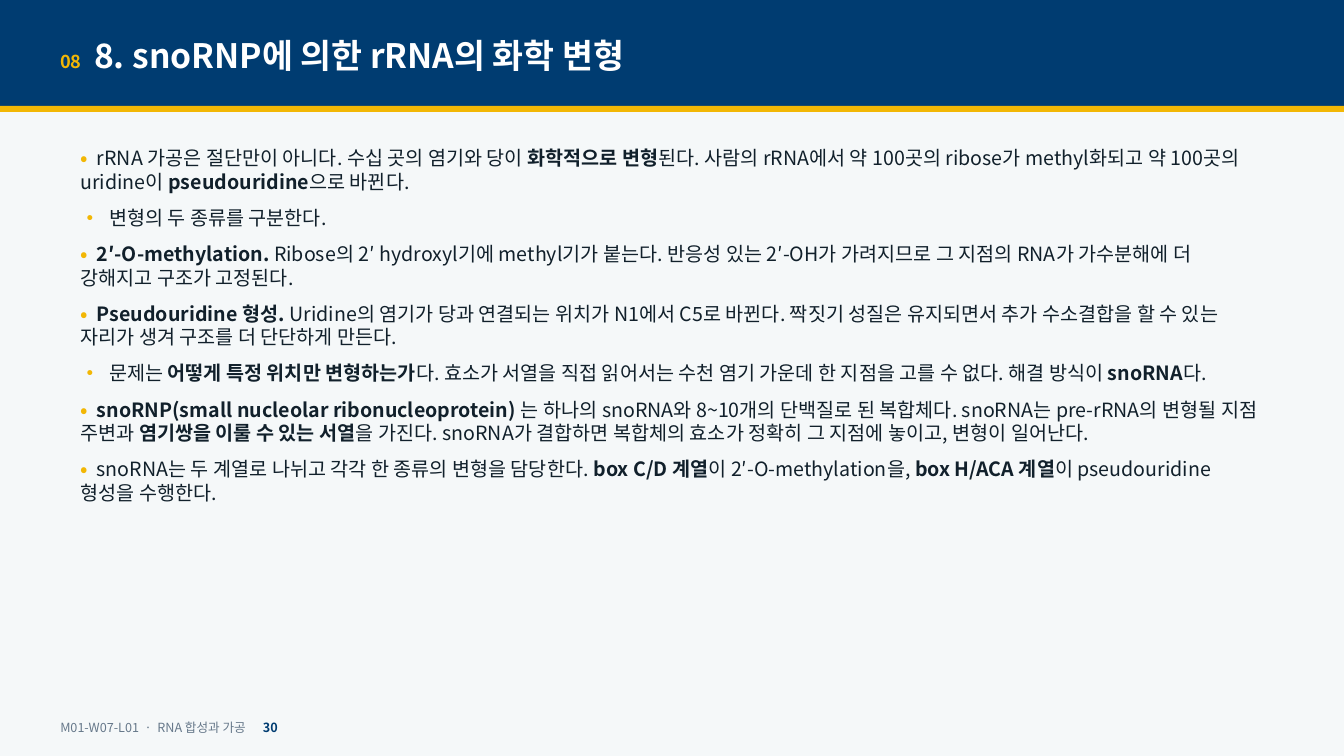
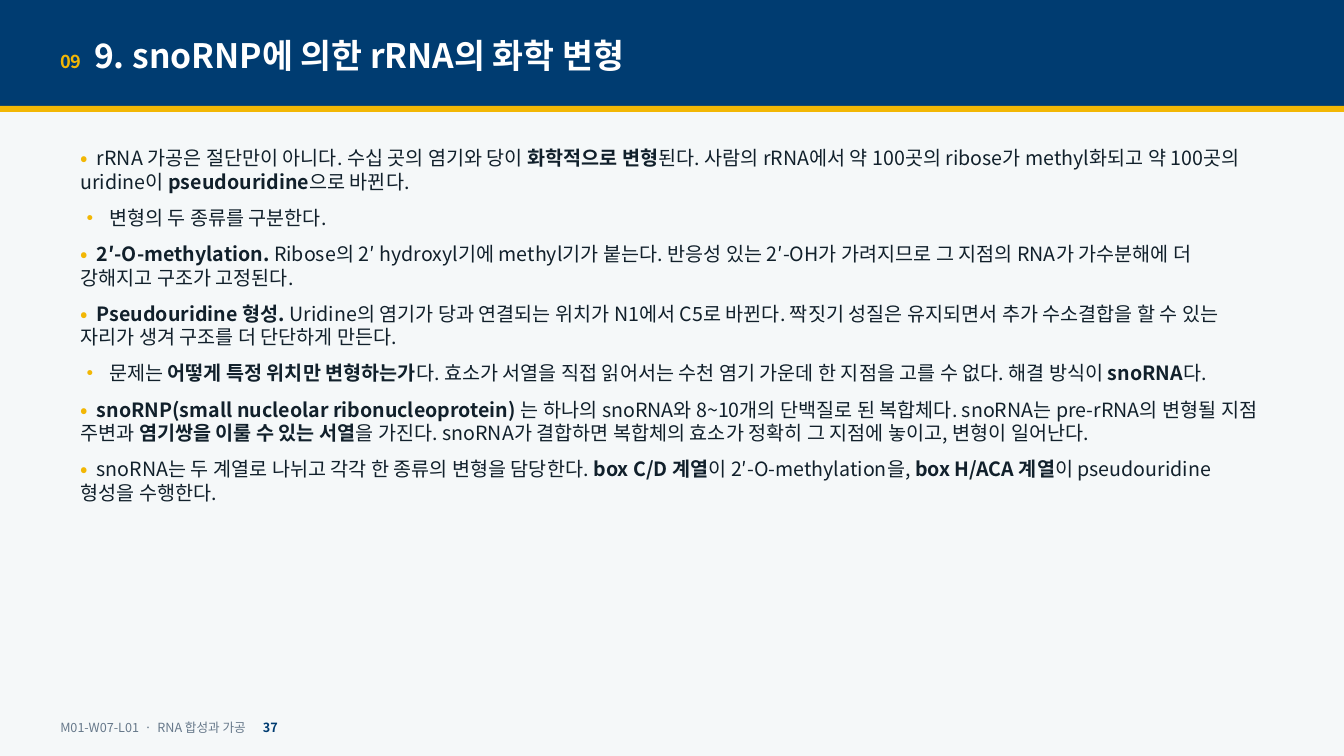
Before and after one commit to hoperiasd2/hoperiasd2.github.io, a slide deck: slide 37 of curriculum/M01/W07/L01/slides.pptx (slide 30 before the commit). Drawn at 1344x756 pixels with LibreOffice and Linux fonts; fonts in the diff are those of the drawing. Boxes give left, top, right and bottom in pixels: in the first picture for what was removed or moved away, otherwise in the second. Text is boxed around its words. In the diff, an @@ line names an element or a change of style, - is before the commit and + after.

```diff
--- a/curriculum/M01/W07/L01/slides.pptx
+++ b/curriculum/M01/W07/L01/slides.pptx
@@ text at (x1=60, y1=39, x2=624, y2=71): text changed @@
-08 8. snoRNP에 의한 rRNA의 화학 변형
+09 9. snoRNP에 의한 rRNA의 화학 변형
@@ text at (x1=60, y1=721, x2=278, y2=733): text changed @@
-M01-W07-L01 · RNA 합성과 가공 30
+M01-W07-L01 · RNA 합성과 가공 37
```
Also in this commit, not shown: 48 other slides changed, 7 slides added, 7 other files.
